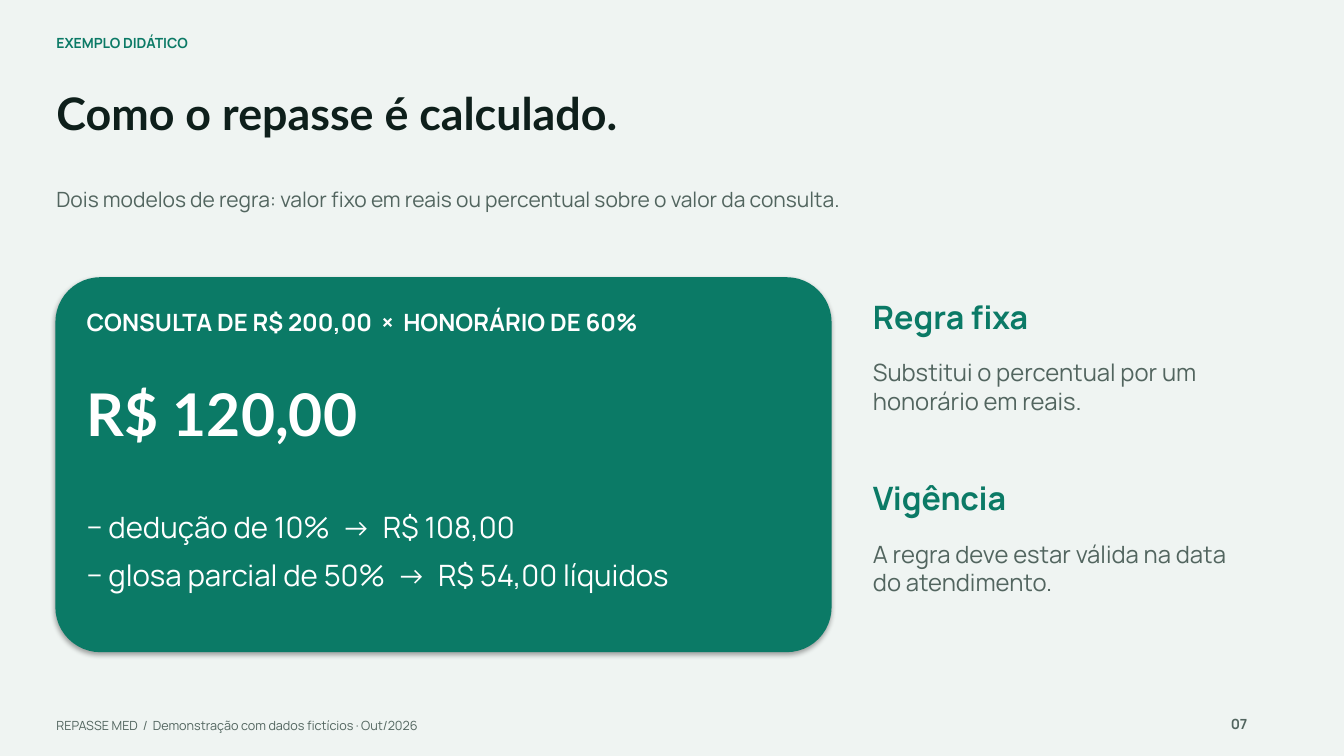
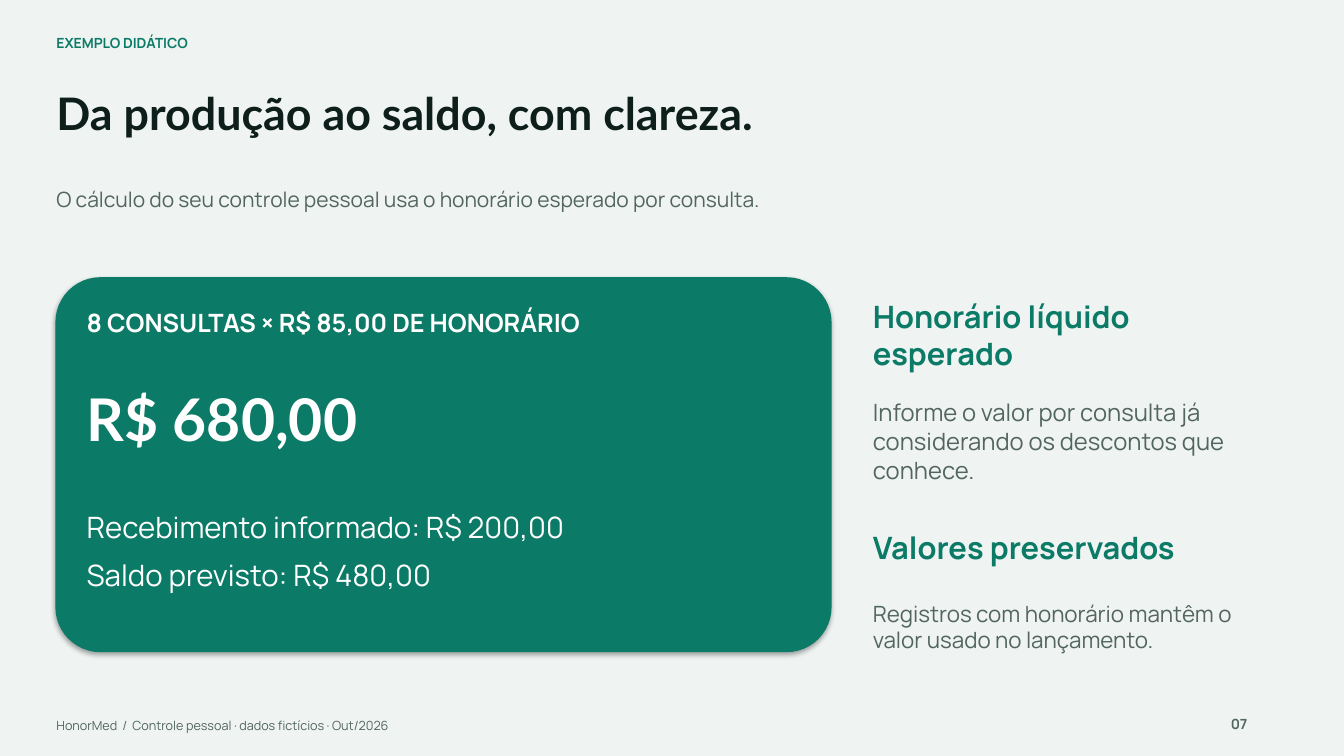
Before and after one commit to Gor0d/HonorMed, a slide deck: slide 7 of docs/apresentacao/Repasse_MED_Apresentacao_Medicos.pptx. Drawn at 1344x756 pixels with LibreOffice and Linux fonts; fonts in the diff are those of the drawing. Boxes give left, top, right and bottom in pixels: in the first picture for what was removed or moved away, otherwise in the second. Text is boxed around its words. In the diff, an @@ line names an element or a change of style, - is before the commit and + after.

```diff
--- a/docs/apresentacao/Repasse_MED_Apresentacao_Medicos.pptx
+++ b/docs/apresentacao/Repasse_MED_Apresentacao_Medicos.pptx
@@ text at <box>56,96,752,138</box>: text changed @@
-Como o repasse é calculado.
+Da produção ao saldo, com clareza.
@@ text at <box>56,190,760,212</box>: text changed @@
-Dois modelos de regra: valor fixo em reais ou percentual sobre o valor da consulta.
+O cálculo do seu controle pessoal usa o honorário esperado por consulta.
@@ text at <box>87,309,580,336</box>: text changed; size 17 to 18 pt @@
-CONSULTA DE R$ 200,00 × HONORÁRIO DE 60%
+8 CONSULTAS × R$ 85,00 DE HONORÁRIO
@@ text at <box>873,303,1130,373</box>: text changed; size 23 to 22 pt @@
-Regra fixa
+Honorário líquido esperado
@@ text at <box>87,392,357,449</box>: text changed @@
-R$ 120,00
+R$ 680,00
@@ text at <box>873,402,1224,480</box>: text changed @@
-Substitui o percentual por um honorário em reais.
+Informe o valor por consulta já considerando os descontos que conhece.
@@ text at <box>87,514,564,593</box>: text changed @@
-− dedução de 10% → R$ 108,00
-− glosa parcial de 50% → R$ 54,00 líquidos
+Recebimento informado: R$ 200,00
+Saldo previsto: R$ 480,00
@@ text at <box>873,536,1175,567</box>: text changed; size 23 to 22 pt @@
-Vigência
+Valores preservados
@@ text at <box>873,604,1231,654</box>: text changed; size 17 to 16 pt @@
-A regra deve estar válida na data do atendimento.
+Registros com honorário mantêm o valor usado no lançamento.
@@ text at <box>56,720,388,733</box>: text changed @@
-REPASSE MED / Demonstração com dados fictícios · Out/2026
+HonorMed / Controle pessoal · dados fictícios · Out/2026
```
Also in this commit, not shown: 9 other slides changed, 6 slides added, 6 slides removed, 18 other files.
